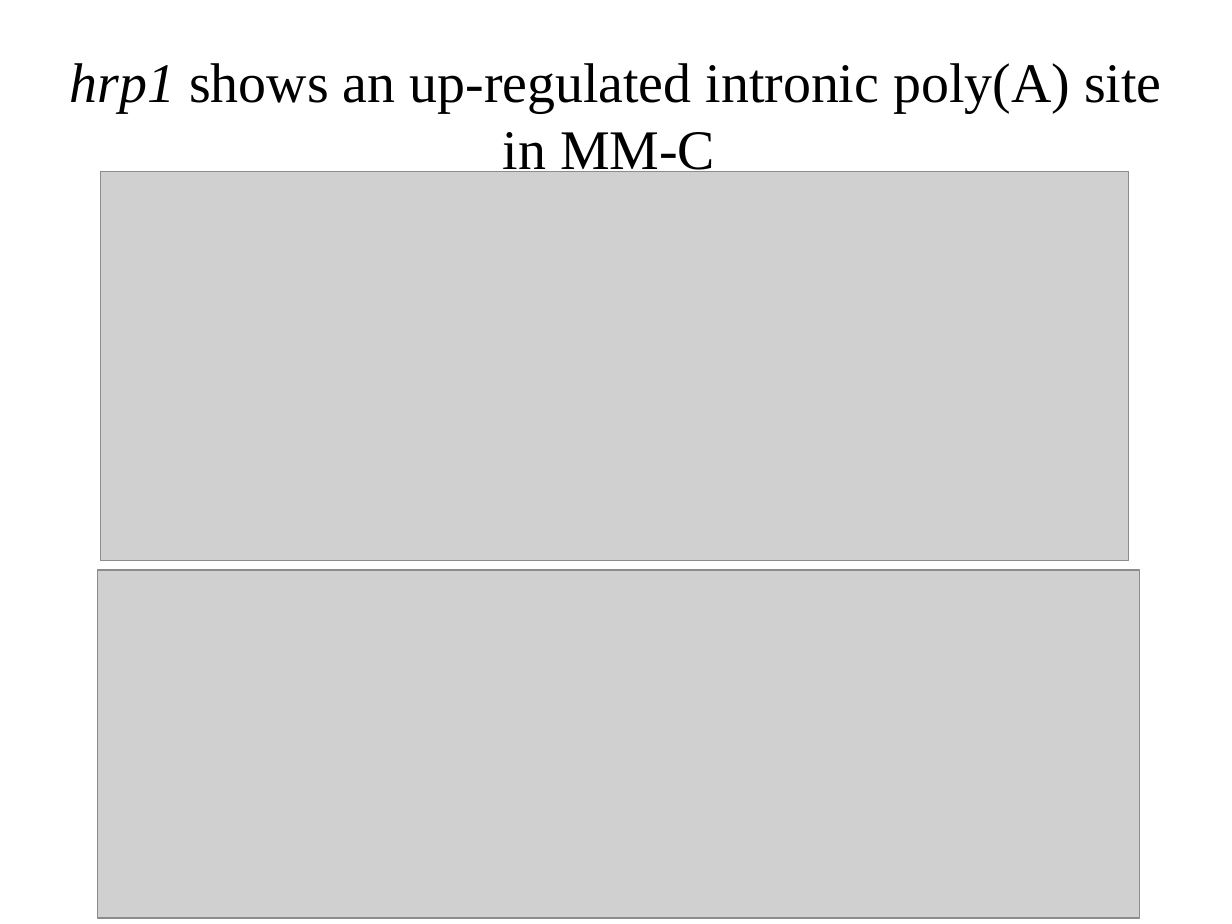
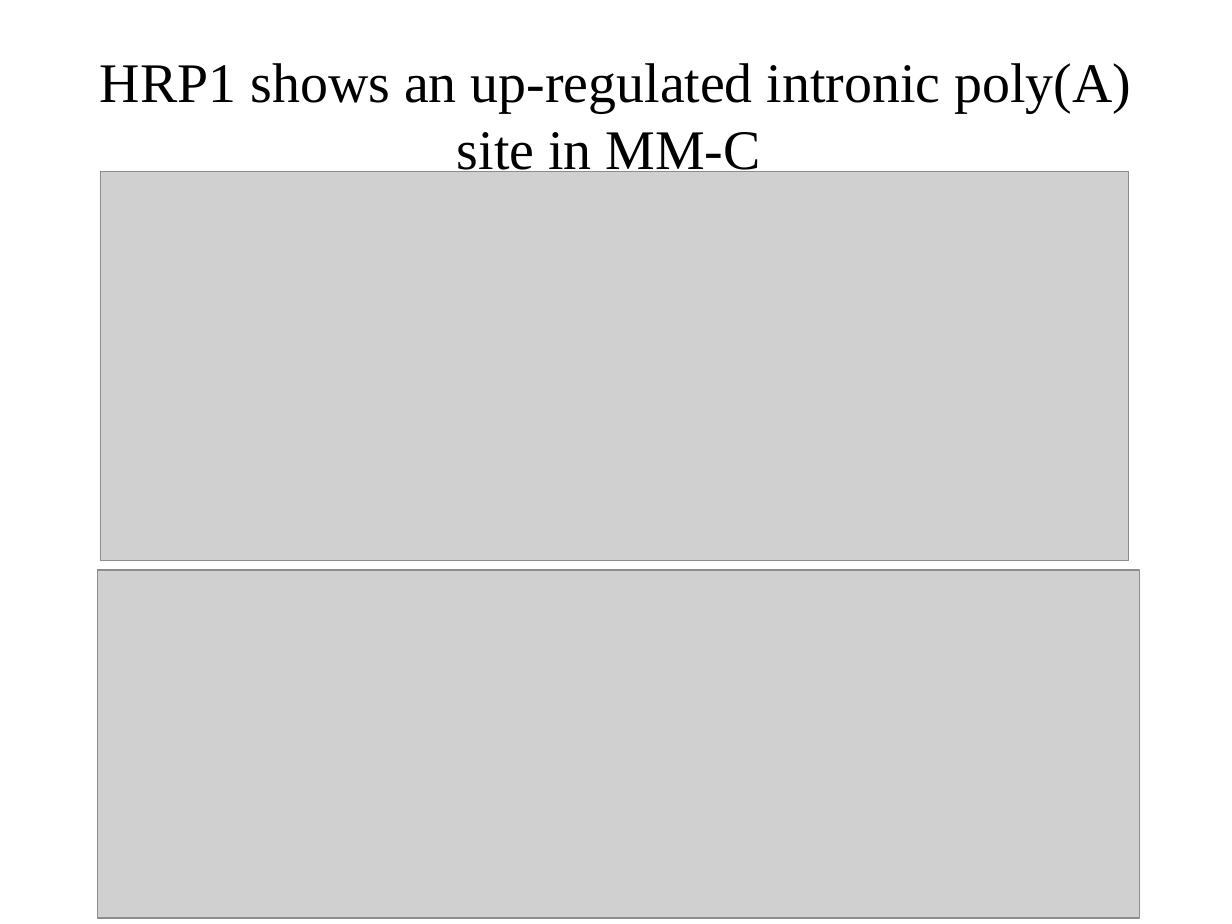
Before and after one commit to wilkinsonlab/m-oryzae-polya, a slide deck: slide 31 of doc/version_21/oryzae_presentation.odp (slide 30 before the commit). Drawn at 1232x924 pixels with LibreOffice and Linux fonts; fonts in the diff are those of the drawing; grey boxes stand for pictures. Boxes give left, top, right and bottom in pixels: in the first picture for what was removed or moved away, otherwise in the second. Text is boxed around its words. In the diff, an @@ line names an element or a change of style, - is before the commit and + after.

```diff
--- a/doc/version_21/oryzae_presentation.odp
+++ b/doc/version_21/oryzae_presentation.odp
@@ title at (100, 63, 1131, 180): text changed @@
-hrp1 shows an up-regulated intronic poly(A) site in MM-C
+HRP1 shows an up-regulated intronic poly(A) site in MM-C
```
Also in this commit, not shown: 13 other slides changed, 2 slides added, 6 other files.
